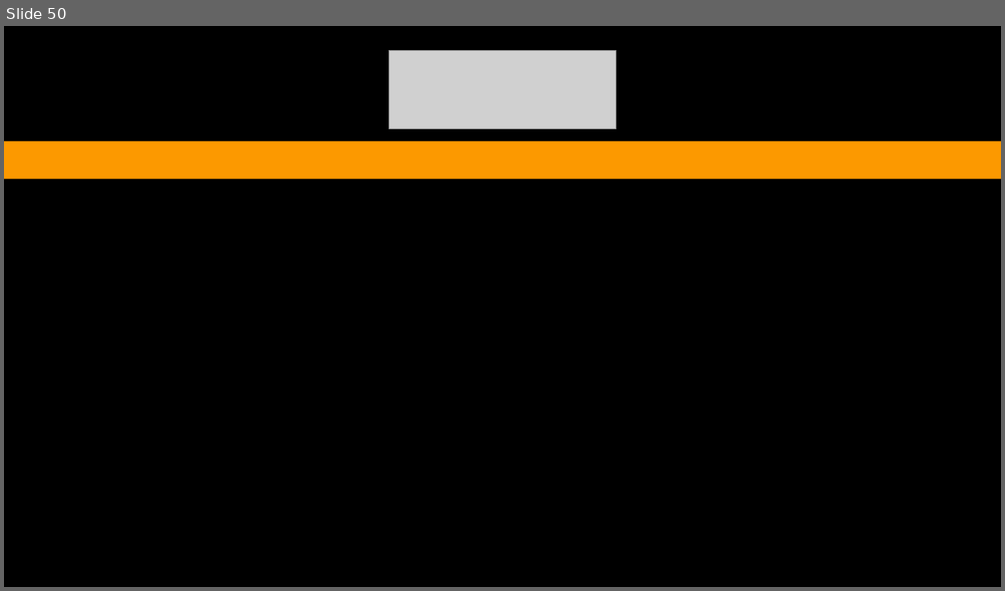
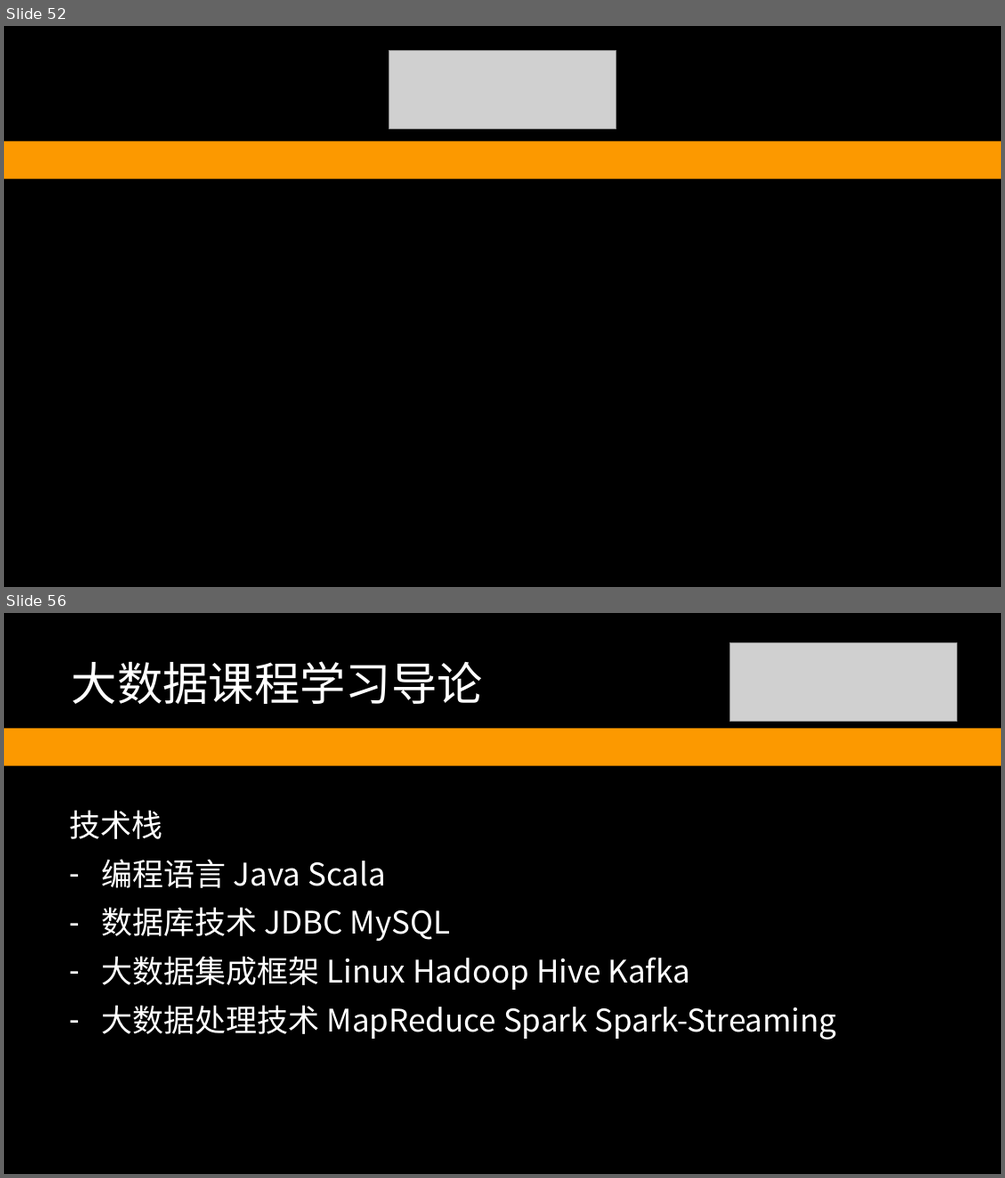
Before and after one commit to redskirt/liu-coding, a slide deck: doc/LiuCoding-TUT 2.pptx. Shown one above the other, each under a label of ours: slide 50 before the commit, slides 52 and 56 after it; the slides between them are not shown. The pictures are 1005x591 and 1005x1178 pixels, drawn with LibreOffice and Linux fonts; fonts in the diff are those of the drawing; grey boxes stand for pictures. Boxes give left, top, right and bottom in pixels: in the first picture for what was removed or moved away, otherwise in the second. Text is boxed around its words. In the diff, an @@ line names an element or a change of style, - is before the commit and + after.

```diff
--- a/doc/LiuCoding-TUT 2.pptx
+++ b/doc/LiuCoding-TUT 2.pptx
@@ slide 56 added at bbox=[4, 613, 1001, 1174], background #FFFFFF; not listed: 2 template elements that a slide beside it also shows @@
@@ text added at bbox=[72, 661, 483, 704], 44 pt, text #FFFFFF @@
+大数据课程学习导论
@@ picture added at bbox=[730, 643, 956, 721] @@
@@ text added at bbox=[69, 810, 836, 1039], 30 pt, text #FFFFFF @@
+技术栈
+– 编程语言 Java Scala
+– 数据库技术 JDBC MySQL
+– 大数据集成框架 Linux Hadoop Hive Kafka
+– 大数据处理技术 MapReduce Spark Spark-Streaming
@@ what was slide 50 is now slide 52 @@
```
Also in this commit, not shown: 15 slides changed, 9 other slides added, 5 other files.
